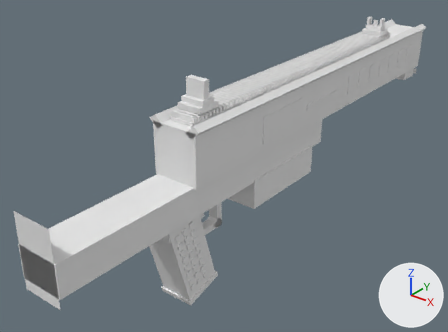
Renders of the OBJ model src/main/resources/assets/mareeletrica/models/block/paint_barrett_body_0.obj from each side of a commit.
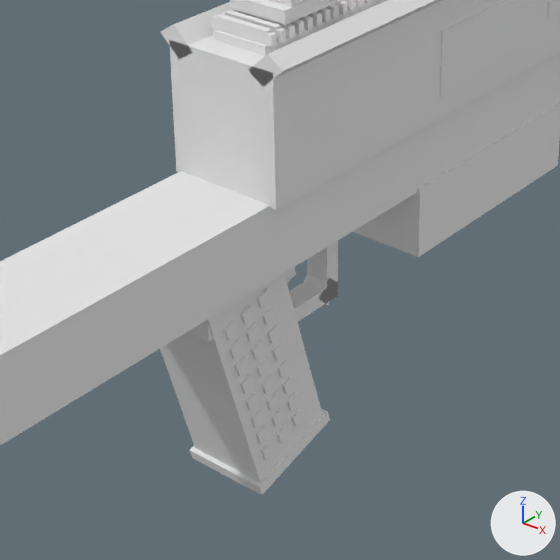
Old and new are each drawn whole from a camera (50 mm lens) standing at (1.881, -2.132, 1.498) and looking at (0.341, -0.208, 0.305) and again close up on the part from 19% to 70% of the width and 31% to 100% of the height. Lighting does not change. The marker at lower right points along +X, +Y and +Z. The older version's two pictures come first. Where no turn or scale is listed for an object, it has been applied to the vertices. Vertices at exactly the same position are counted once.

Names of what the first close-up shows: 'paint_barrett_body_0'.
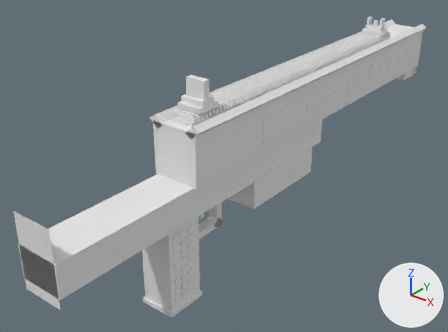
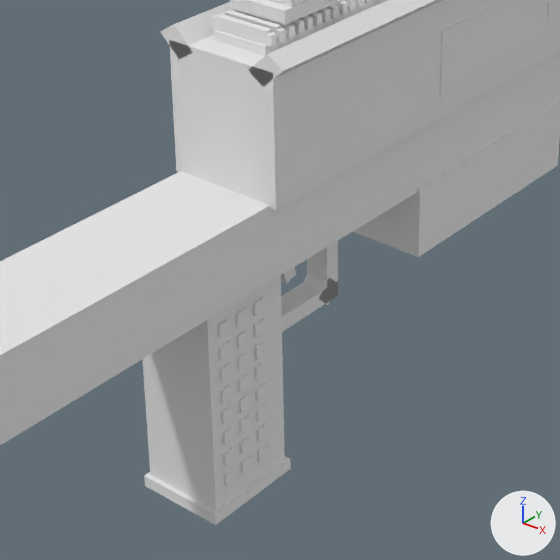
What differs and where, as boxes (x1, y1, x2, y2) in the close-ups (560 x 560 px; the box of a moved part takes in the faces that stretch with it):
'paint_barrett_body_0', reshaped
    before: (0, 0, 560, 495)
    after: (0, 0, 560, 525)
part 1 of me_paint_barrett_body_0, moved or reshaped
    before: (276, 424, 289, 443)
    after: (224, 467, 236, 486)
part 2 of me_paint_barrett_body_0, moved or reshaped
    before: (251, 408, 265, 427)
    after: (223, 447, 235, 466)
part 3 of me_paint_barrett_body_0, moved or reshaped
    before: (266, 392, 280, 411)
    after: (222, 426, 234, 445)
part 4 of me_paint_barrett_body_0, moved or reshaped
    before: (240, 374, 254, 394)
    after: (221, 405, 234, 424)
part 5 of me_paint_barrett_body_0, moved or reshaped
    before: (235, 357, 249, 376)
    after: (220, 384, 233, 403)
part 6 of me_paint_barrett_body_0, moved or reshaped
    before: (229, 339, 244, 359)
    after: (219, 362, 232, 382)
part 7 of me_paint_barrett_body_0, moved or reshaped
    before: (262, 306, 276, 326)
    after: (217, 318, 230, 338)
part 8 of me_paint_barrett_body_0, moved or reshaped
    before: (271, 408, 285, 427)
    after: (241, 455, 253, 474)
part 9 of me_paint_barrett_body_0, moved or reshaped
    before: (287, 392, 300, 411)
    after: (240, 435, 252, 454)
part 10 of me_paint_barrett_body_0, moved or reshaped
    before: (272, 341, 286, 361)
    after: (238, 373, 250, 392)
part 11 of me_paint_barrett_body_0, moved or reshaped
    before: (277, 359, 290, 378)
    after: (235, 307, 248, 326)
part 12 of me_paint_barrett_body_0, moved or reshaped
    before: (282, 376, 295, 394)
    after: (256, 403, 268, 422)
part 13 of me_paint_barrett_body_0, rebuilt
    before: (160, 274, 322, 482)
    after: (142, 275, 285, 510)
part 14 of me_paint_barrett_body_0, deleted
    before: (291, 408, 304, 427)
part 15 of me_paint_barrett_body_0, moved or reshaped
    before: (188, 273, 330, 495)
    after: (144, 297, 291, 525)

The change in detail:
me_paint_barrett_body_0 is used by ob_paint_barrett_body_0; location (0.0, 0.0, 0.0).
me_paint_barrett_body_0 had 2078 vertices, 1549 faces and spanned x 0.38..0.62, y -1.28..1.24, z -0.04..0.83.
me_paint_barrett_body_0 now has 2070 vertices, 1543 faces and spans x 0.38..0.62, y -1.28..1.24, z -0.03..0.83.
me_paint_barrett_body_0 part 1: the loose piece of 8 vertices spanning x 0.57..0.58, y -0.66..-0.64, z 0.04..0.06 is moved by (0.0, -0.12, -0.01).
me_paint_barrett_body_0 part 2: the loose piece of 8 vertices spanning x 0.57..0.58, y -0.72..-0.7, z 0.1..0.12 is moved by (0.0, -0.07, -0.03).
me_paint_barrett_body_0 part 3: the loose piece of 8 vertices spanning x 0.57..0.58, y -0.68..-0.66, z 0.11..0.14 is moved by (0.0, -0.1, -0.01).
me_paint_barrett_body_0 part 4: the loose piece of 8 vertices spanning x 0.57..0.58, y -0.74..-0.72, z 0.17..0.2 is moved by (0.0, -0.05, -0.03).
me_paint_barrett_body_0 part 5: the loose piece of 8 vertices spanning x 0.57..0.58, y -0.75..-0.73, z 0.21..0.23 is moved by (0.0, -0.03, -0.03).
me_paint_barrett_body_0 part 6: the loose piece of 8 vertices spanning x 0.57..0.58, y -0.76..-0.74, z 0.25..0.27 is moved by (0.0, -0.02, -0.03).
me_paint_barrett_body_0 part 7: the loose piece of 8 vertices spanning x 0.57..0.58, y -0.69..-0.66, z 0.27..0.29 is moved by (0.0, -0.1, 0.03).
me_paint_barrett_body_0 part 8: the loose piece of 8 vertices spanning x 0.57..0.58, y -0.67..-0.65, z 0.07..0.1 is moved by (0.0, -0.08, -0.05).
me_paint_barrett_body_0 part 9: the loose piece of 8 vertices spanning x 0.57..0.58, y -0.64..-0.61, z 0.08..0.11 is moved by (0.0, -0.11, -0.02).
me_paint_barrett_body_0 part 10: the loose piece of 8 vertices spanning x 0.57..0.58, y -0.67..-0.64, z 0.19..0.22 is moved by (0.0, -0.08, -0.01).
me_paint_barrett_body_0 part 11: the loose piece of 8 vertices spanning x 0.57..0.58, y -0.66..-0.63, z 0.16..0.18 is moved by (0.0, -0.09, 0.14).
me_paint_barrett_body_0 part 12: the loose piece of 8 vertices spanning x 0.57..0.58, y -0.65..-0.62, z 0.12..0.15 is moved by (0.0, -0.06, -0.02).
me_paint_barrett_body_0 part 13: the loose piece of 8 vertices spanning x 0.43..0.57, y -0.82..-0.55, z -0.02..0.42 is rebuilt with 8 vertices and now spans x 0.43..0.57, y -0.81..-0.64, z -0.01..0.35.
me_paint_barrett_body_0 part 14: the loose piece of 8 vertices spanning x 0.57..0.58, y -0.63..-0.6, z 0.05..0.07 is deleted.
me_paint_barrett_body_0 part 15: 24 vertices moved within x 0.42..0.58, y -0.73..-0.69, z 0.03..0.3; 84 vertices removed from x 0.42..0.58, y -0.8..-0.54, z -0.04..0.36; 92 vertices added at x 0.42..0.58, y -0.81..-0.64, z -0.03..0.32.
Other edits to the shape of me_paint_barrett_body_0 do not show in these pictures.
